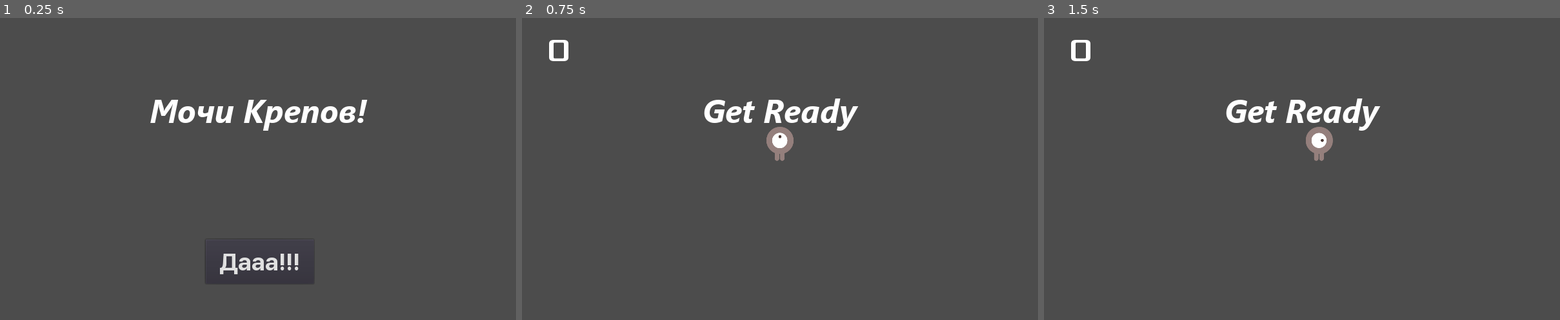
Above: before the commit, frames 1-3 (left to right).
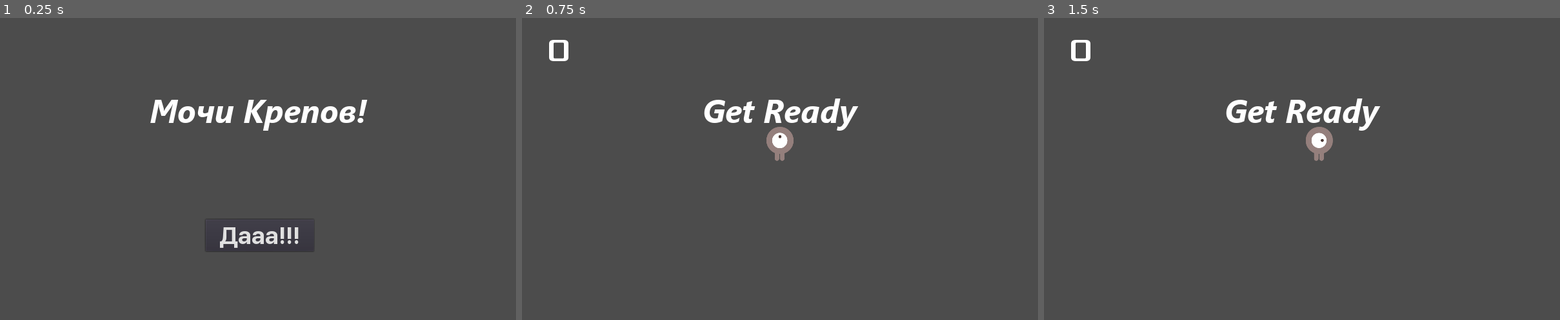
Above: after the commit, the same moments.

Repository: dcheva/v3-02-2d
Game: Godot game, scene res://Main.tscn
The game is run twice, just before and just after one commit, with the same random seed, the same clock (stepped at 60 frames per second) and the same inputs.
Inputs:
- Up to frame 1 (0.25 s): no input
- Up to frame 2 (0.75 s): click "Дааа!!!" at 0.5 s
- Up to frame 3 (1.5 s): tap Enter at 1.25 s; hold Right (move_right) from 1.28 s (still down)

The runs differ from the first frame. In frame 1, 1.0% of the frame differs, in the area x 39-61%, y 66-87%; in frame 2, nothing differs; in frame 3, nothing differs.

Commit message:
We have now completed all the functionality for our

Diff:
--- a/HUD.tscn
+++ b/HUD.tscn
@@ -44,9 +44,9 @@
 anchor_right = 0.5
 anchor_bottom = 1.0
 margin_left = -104.0
-margin_top = -160.0
+margin_top = -200.0
 margin_right = 111.0
-margin_bottom = -72.0
+margin_bottom = -200.0
 rect_pivot_offset = Vector2( 520, 712 )
 custom_fonts/font = SubResource( 3 )
 text = "  Дааа!!!  "
--- a/Main.gd
+++ b/Main.gd
@@ -11,7 +11,8 @@
 
 func new_game():
 	score = 0
-	$MobTimer.wait_time = 1
+	$MobTimer.wait_time = 1 # reser LERP countdown
+	get_tree().call_group("mobs", "queue_free")
 	$Player.start($StartPosition.position)
 	$StartTimer.start()
 	$HUD.update_score(score)
--- a/Mob.tscn
+++ b/Mob.tscn
@@ -29,7 +29,7 @@
 [sub_resource type="CircleShape2D" id=1]
 radius = 24.0
 
-[node name="Mob" type="RigidBody2D"]
+[node name="Mob" type="RigidBody2D" groups=["mobs"]]
 collision_mask = 0
 gravity_scale = 0.0
 script = ExtResource( 7 )
